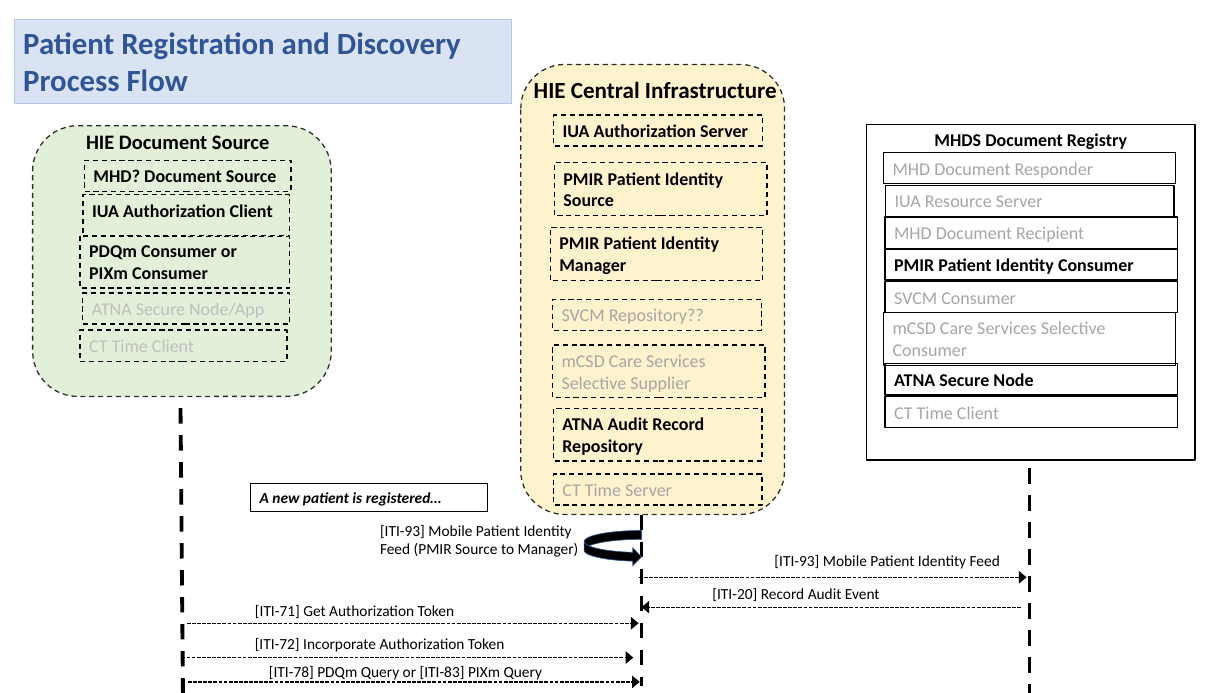
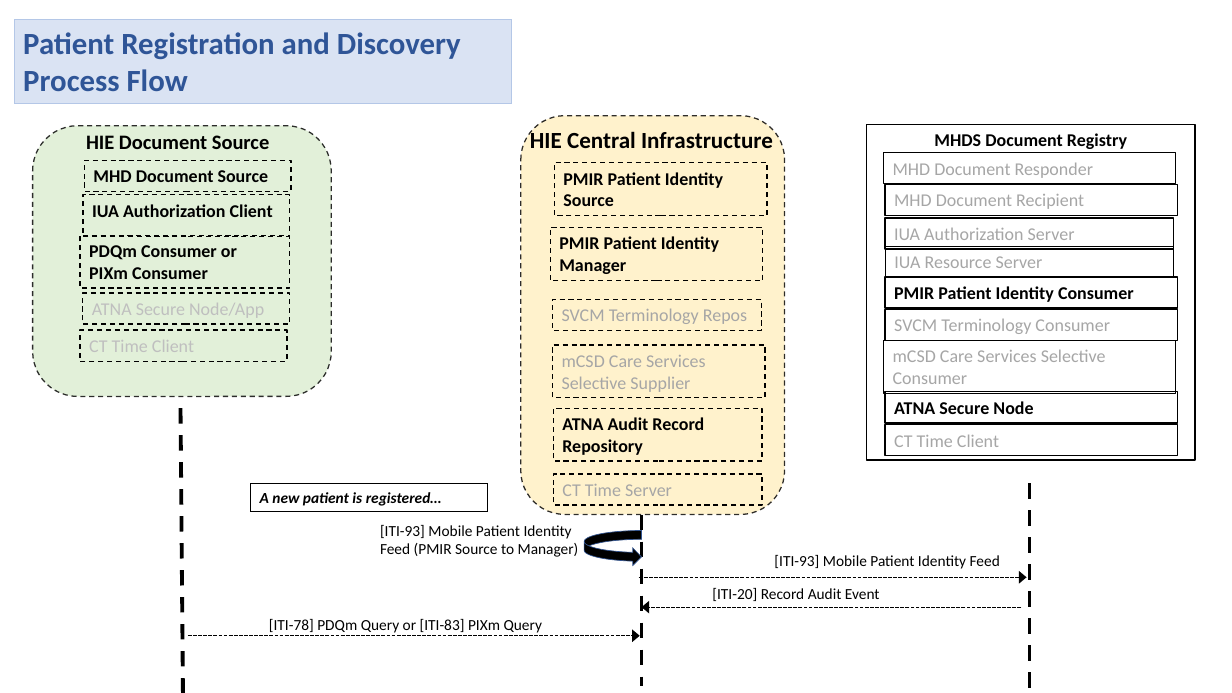
Before and after one commit to IHE/IT-Infrastructure, a slide deck: slide 2 of MHDS/MHDS-alt-actorDiagram-and-processFlows.pptx. Drawn at 1232x693 pixels with LibreOffice and Linux fonts; fonts in the diff are those of the drawing. Boxes give left, top, right and bottom in pixels: in the first picture for what was removed or moved away, otherwise in the second. Text is boxed around its words. In the diff, an @@ line names an element or a change of style, - is before the commit and + after.

```diff
--- a/MHDS/MHDS-alt-actorDiagram-and-processFlows.pptx
+++ b/MHDS/MHDS-alt-actorDiagram-and-processFlows.pptx
@@ rounded rectangle: place and size @@
-rounded rectangle at bbox=[521, 65, 786, 515]
+rounded rectangle at bbox=[521, 116, 786, 515]
@@ text "HIE Central Infrastructure": place and size @@
-text "HIE Central Infrastructure" at bbox=[534, 78, 777, 98]
+text "HIE Central Infrastructure" at bbox=[530, 128, 773, 148]
@@ text in rectangle at bbox=[93, 170, 269, 182]: text changed @@
-MHD? Document Source
+MHD Document Source
@@ rectangle "MHD Document Recipient": place and size @@
-rectangle "MHD Document Recipient" at bbox=[885, 217, 1177, 249]
+rectangle "MHD Document Recipient" at bbox=[885, 184, 1177, 215]
@@ rectangle "IUA Authorization Server": place and size @@
-rectangle "IUA Authorization Server" at bbox=[554, 115, 762, 146]
+rectangle "IUA Authorization Server" at bbox=[885, 218, 1174, 250]
@@ rectangle "IUA Authorization Server" at bbox=[885, 218, 1174, 250]: text colour #000000 to #A6A6A6, bold off; outline #000000 1 pt dashed to #000000 1 pt @@
@@ rectangle "IUA Resource Server": place and size @@
-rectangle "IUA Resource Server" at bbox=[885, 186, 1174, 217]
+rectangle "IUA Resource Server" at bbox=[885, 247, 1174, 278]
@@ text in rectangle at bbox=[562, 308, 747, 324]: text changed @@
-SVCM Repository??
+SVCM Terminology Repos
@@ 5 rectangles: place and size @@
-5 rectangles at bbox=[884, 249, 1177, 428]
+5 rectangles at bbox=[884, 277, 1177, 457]
@@ text in rectangle at bbox=[894, 319, 1110, 334]: text changed @@
-SVCM Consumer
+SVCM Terminology Consumer
@@ line moved from (1030, 469) - (1030, 693) to (1030, 483) - (1030, 693) @@
@@ arrow removed from (187, 623) to (639, 623) @@
@@ text removed at bbox=[255, 605, 454, 618] @@
-[ITI-71] Get Authorization Token
@@ text "[ITI-78] PDQm Query or [ITI-83] ...": place and size @@
-text "[ITI-78] PDQm Query or [ITI-83] ..." at bbox=[269, 666, 542, 680]
+text "[ITI-78] PDQm Query or [ITI-83] ..." at bbox=[269, 619, 542, 633]
@@ arrow removed from (181, 658) to (633, 658) @@
@@ arrow moved from (188, 682) - (640, 682) to (188, 636) - (640, 636) @@
@@ text removed at bbox=[255, 638, 504, 652] @@
-[ITI-72] Incorporate Authorization Token
```
Also in this commit, not shown: 4 other slides changed, 1 slide added, 2 other files.
